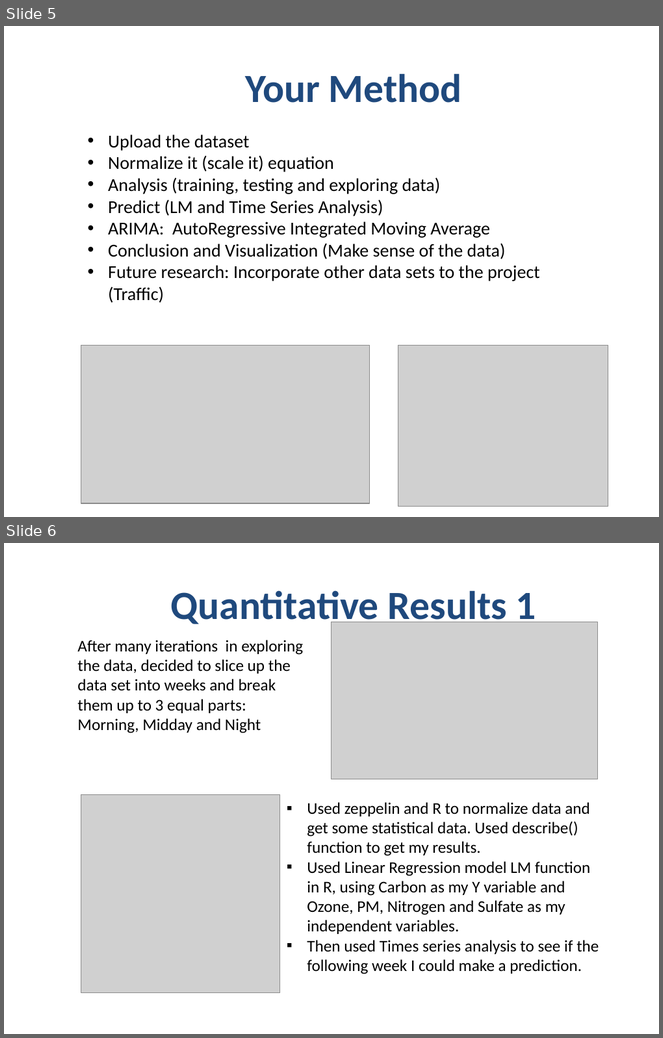
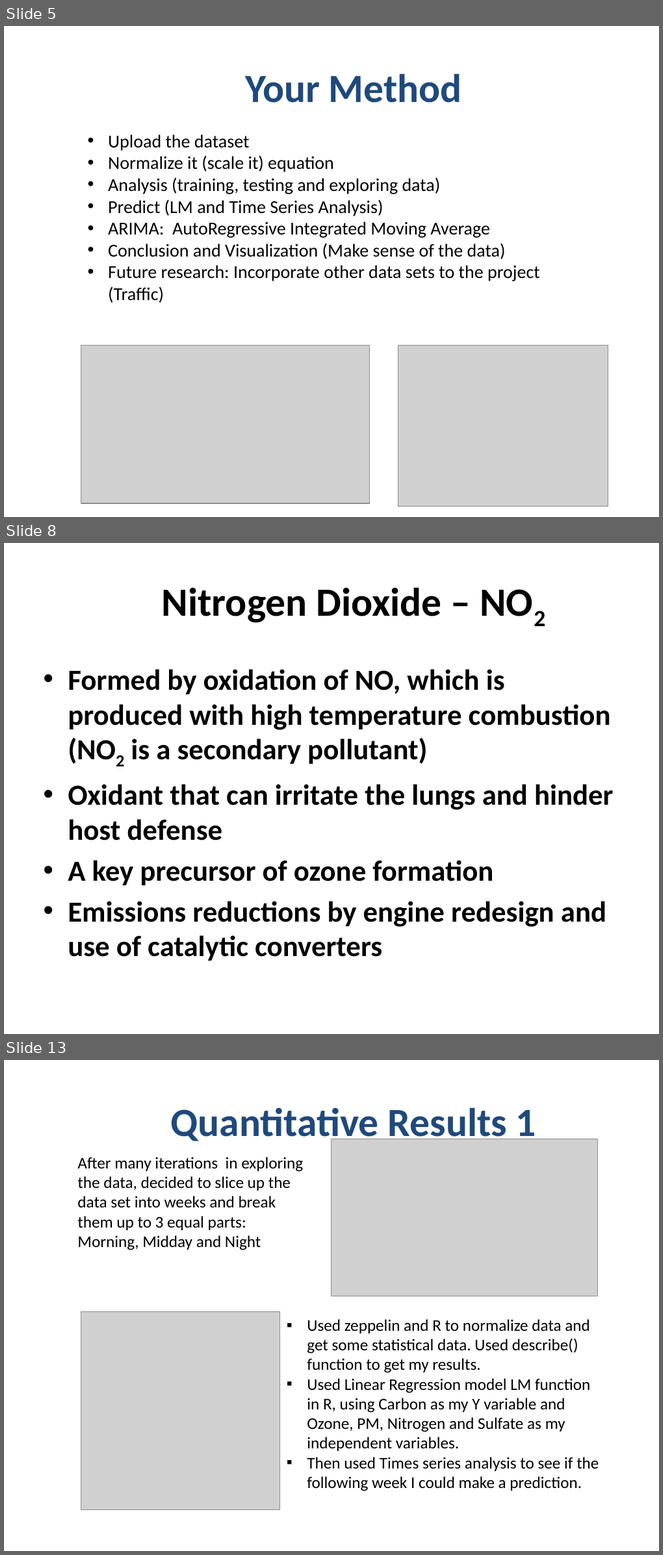
Before and after one commit to gleigh17/DS17, a slide deck: Geoffrey Leigh_CapstonePresentation.pptx. Shown one above the other, each under a label of ours: slides 5 and 6 before the commit, slides 5, 8 and 13 after it; the slides between them are not shown. The pictures are 663x1038 and 663x1555 pixels, drawn with LibreOffice and Linux fonts; fonts in the diff are those of the drawing; grey boxes stand for pictures; background and template pictures are left out. Boxes give left, top, right and bottom in pixels: in the first picture for what was removed or moved away, otherwise in the second. Text is boxed around its words. In the diff, an @@ line names an element or a change of style, - is before the commit and + after.

```diff
--- a/Geoffrey Leigh_CapstonePresentation.pptx
+++ b/Geoffrey Leigh_CapstonePresentation.pptx
@@ slide 8 added at (4, 543, 659, 1034), background #FFFFFF @@
@@ title added at (162, 587, 442, 623), 44 pt, text #000000, bold @@
+Nitrogen Dioxide – NO2
@@ text added at (68, 669, 614, 961), 32 pt, text #000000, bold @@
+• Formed by oxidation of NO, which is produced with high temperature combustion (NO2 is a secondary pollutant)
+• Oxidant that can irritate the lungs and hinder host defense
+• A key precursor of ozone formation
+• Emissions reductions by engine redesign and use of catalytic converters
@@ what was slide 6 is now slide 13 @@
```
Also in this commit, not shown: 9 other slides added.
